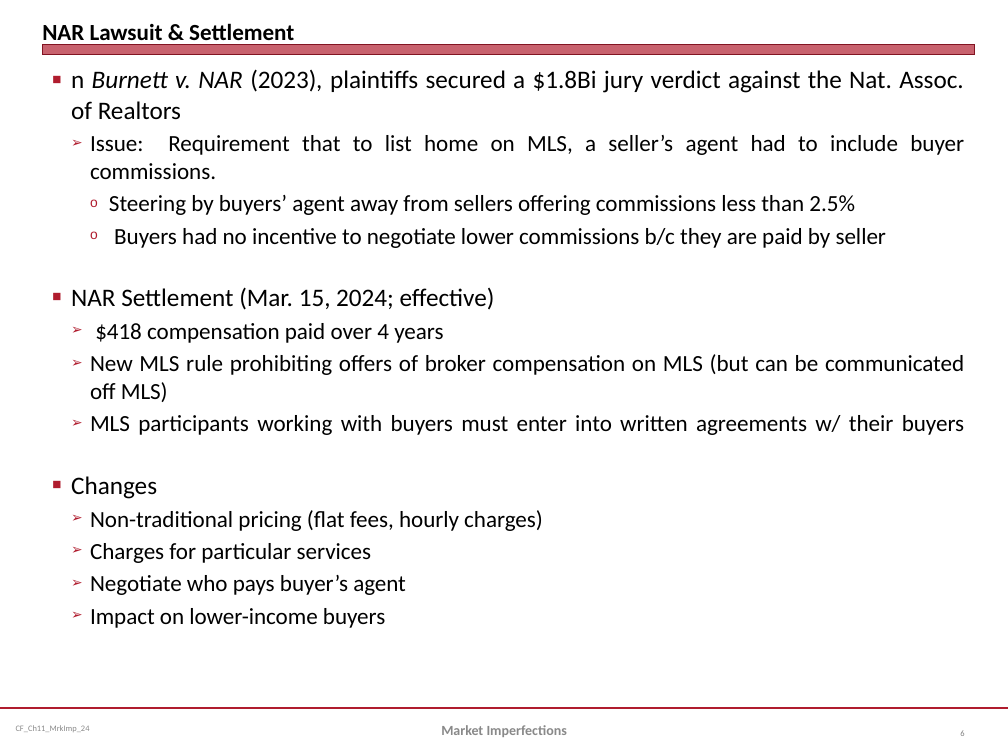
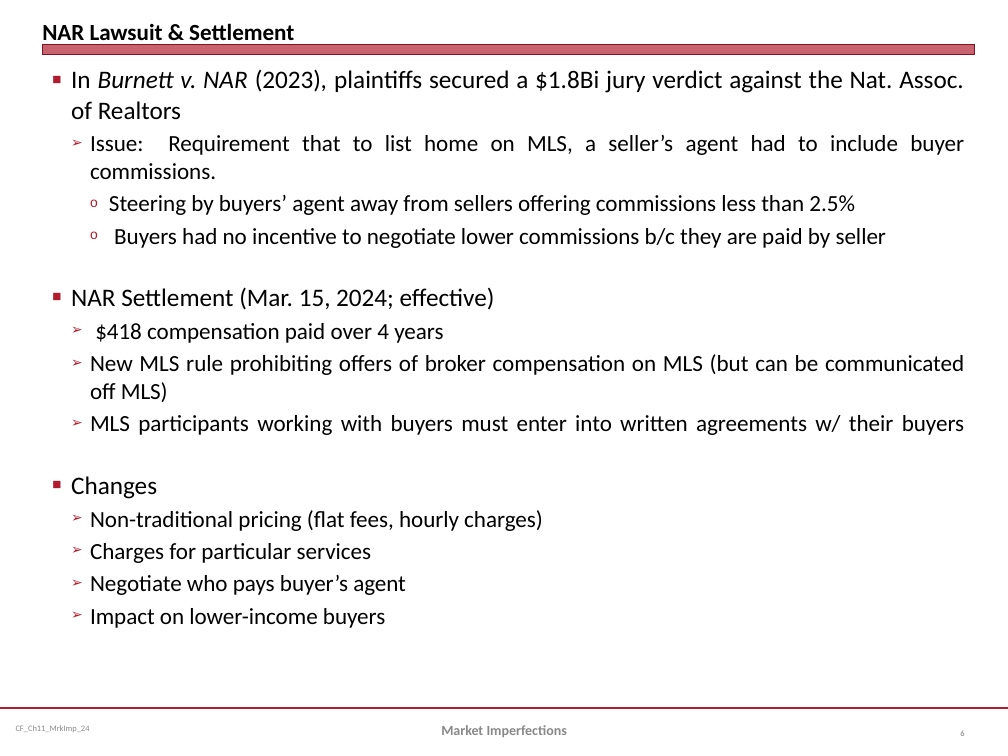
Before and after one commit to jmc877/Corporate-Finance, a slide deck: slide 6 of slides/CF_Ch11_MrkImp_24.pptx. Drawn at 1008x756 pixels with LibreOffice and Linux fonts; fonts in the diff are those of the drawing. Boxes give left, top, right and bottom in pixels: in the first picture for what was removed or moved away, otherwise in the second. Text is boxed around its words. In the diff, an @@ line names an element or a change of style, - is before the commit and + after.

```diff
--- a/slides/CF_Ch11_MrkImp_24.pptx
+++ b/slides/CF_Ch11_MrkImp_24.pptx
@@ text at (x1=71, y1=69, x2=964, y2=120): text changed @@
-■ n Burnett v. NAR (2023), plaintiffs secured a $1.8Bi jury verdict against the Nat. Assoc. of Realtors
+■ In Burnett v. NAR (2023), plaintiffs secured a $1.8Bi jury verdict against the Nat. Assoc. of Realtors
```
Also in this commit, not shown: 4 other files.
